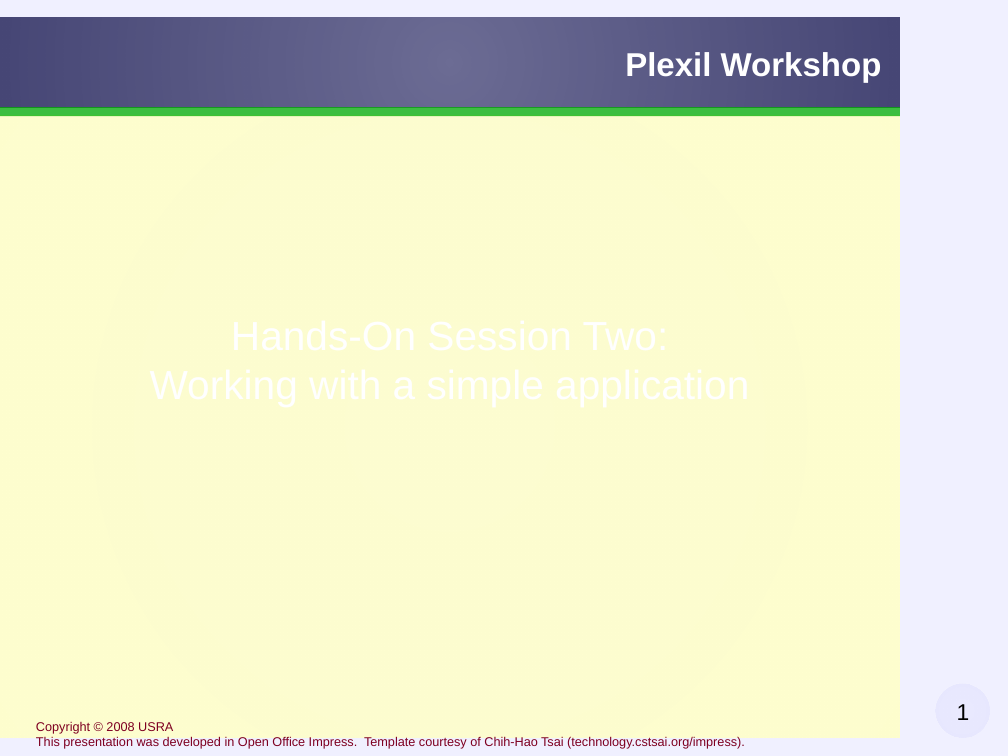
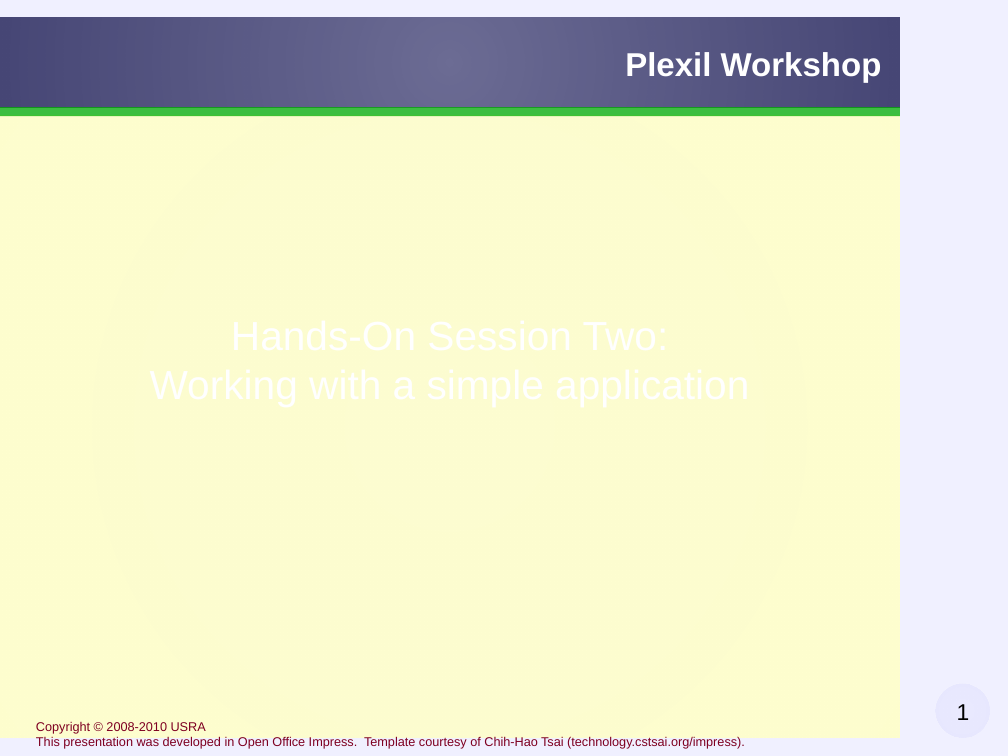
Before and after one commit to plexil-group/plexil, a slide deck: slide 1 of workshop/slides/plexil-workshop-exercise2.odp. Drawn at 1008x756 pixels with LibreOffice and Linux fonts; fonts in the diff are those of the drawing; background and template pictures are left out. Boxes give left, top, right and bottom in pixels: in the first picture for what was removed or moved away, otherwise in the second. Text is boxed around its words. In the diff, an @@ line names an element or a change of style, - is before the commit and + after.

Commit message:
revised for Plexil 1.5

```diff
--- a/workshop/slides/plexil-workshop-exercise2.odp
+++ b/workshop/slides/plexil-workshop-exercise2.odp
@@ subtitle at [36,722,206,734]: text changed @@
-Copyright © 2008 USRA
+Copyright © 2008-2010 USRA
```
Also in this commit, not shown: 4 other slides changed, 1 other file.
